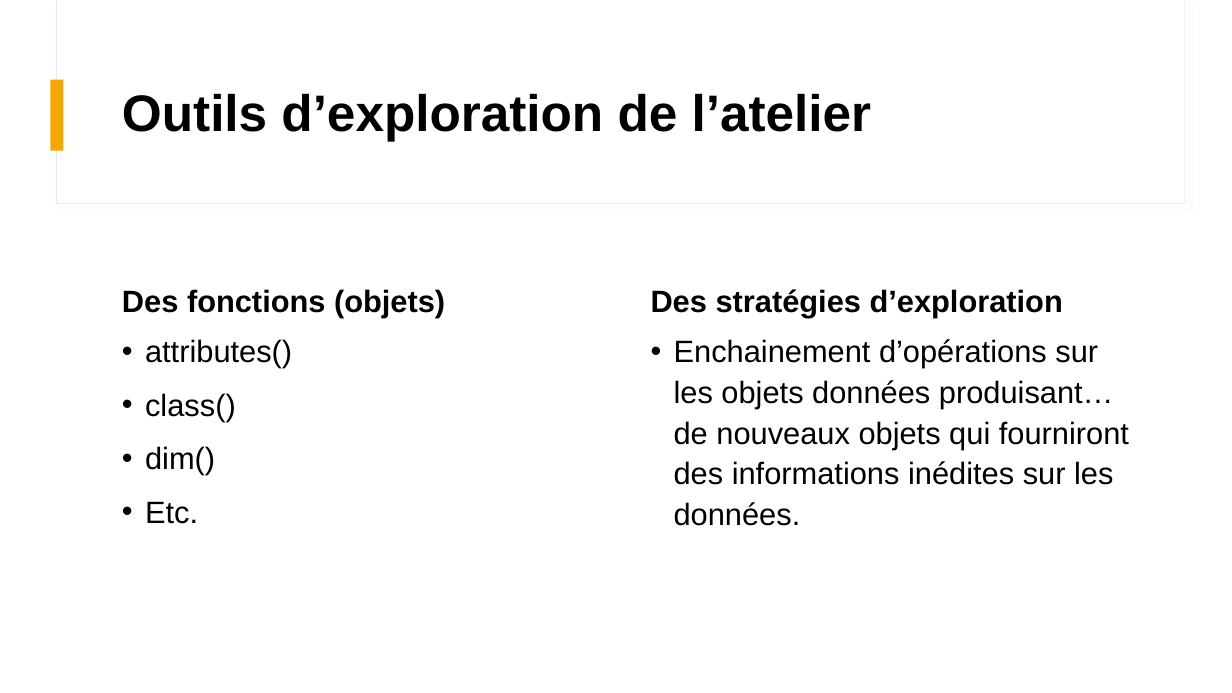
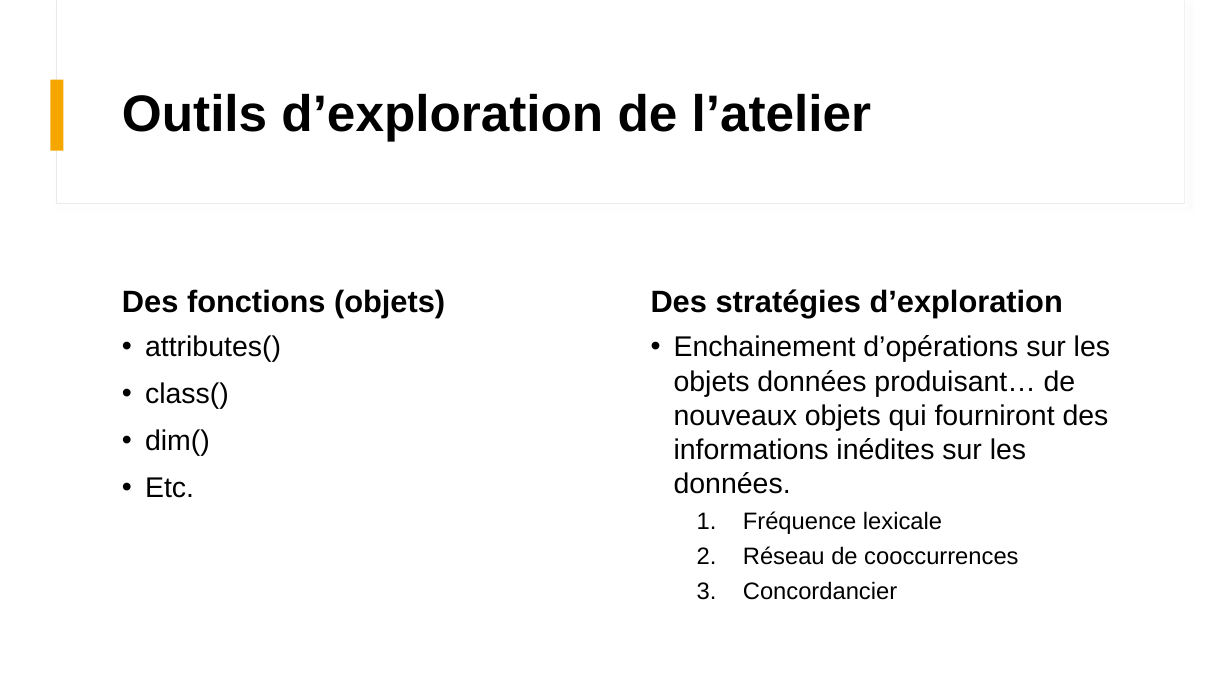
Before and after one commit to pbriss7/20230223_PB_atelier_ladirec_exploration_textes_R, a slide deck: slide 25 of Introduction_EDA_R.pptx. Drawn at 1232x693 pixels with LibreOffice and Linux fonts; fonts in the diff are those of the drawing. Boxes give left, top, right and bottom in pixels: in the first picture for what was removed or moved away, otherwise in the second. Text is boxed around its words. In the diff, an @@ line names an element or a change of style, - is before the commit and + after.

Commit message:
Ajout de diapositives dans la présentation

```diff
--- a/Introduction_EDA_R.pptx
+++ b/Introduction_EDA_R.pptx
@@ text "attributes()" at [145,335,281,498]: size 24 to 22.2 pt; line spacing 1.1 to 1 @@
@@ text at [674,335,1110,494]: size 24 to 22.2 pt in "Enchainement d’opérations sur les objets données produisant… ..."; line spacing 1.1 to 1 @@
@@ text at [743,511,1018,600]: paragraphs added @@
+  1. Fréquence lexicale
+  2. Réseau de cooccurrences
+  3. Concordancier
```
